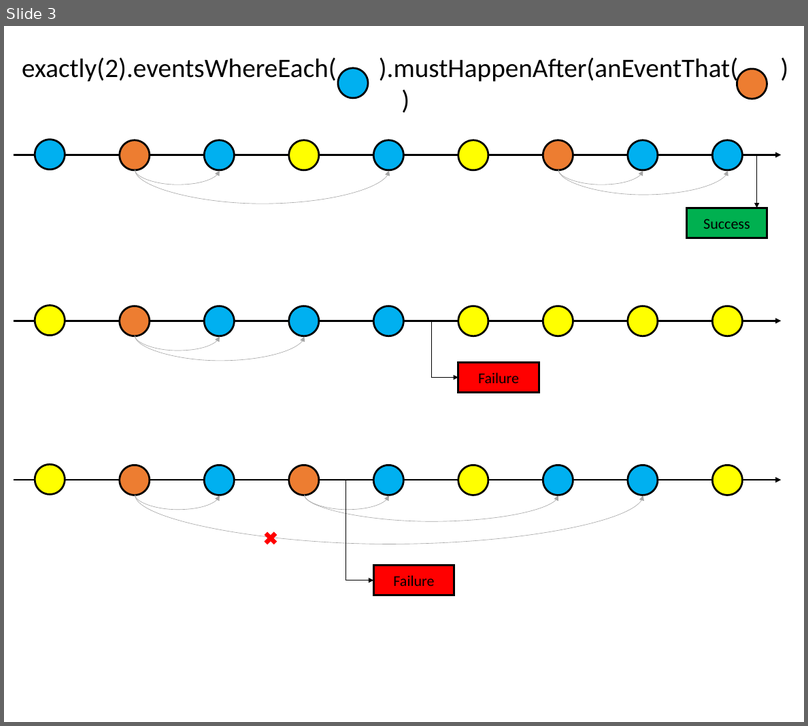
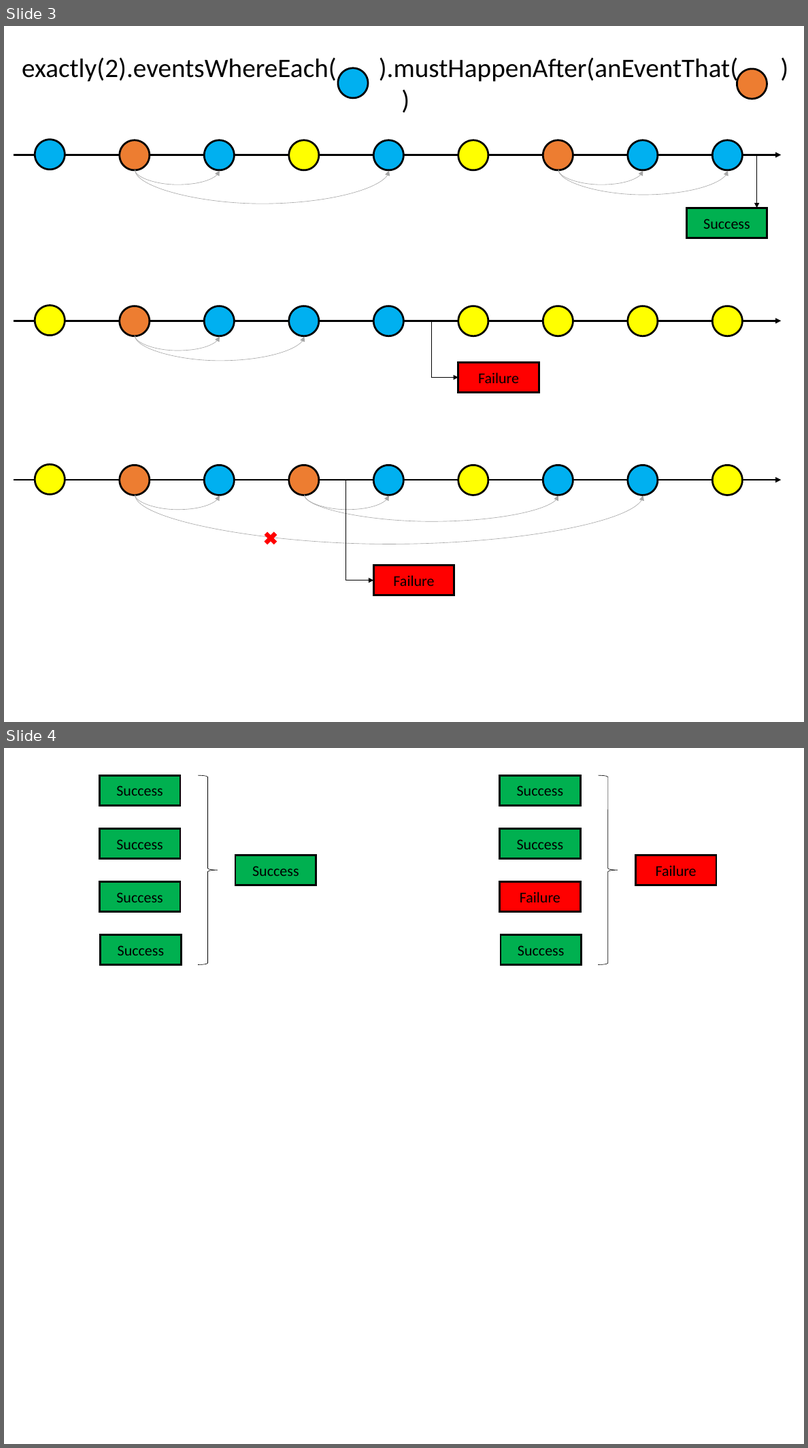
Before and after one commit to Simone3/Thesis, a slide deck: Images/Language/- Check Marbles.pptx. Shown one above the other, each under a label of ours: slide 3 before the commit, slides 3 and 4 after it. The pictures are 808x726 and 808x1448 pixels, drawn with LibreOffice and Linux fonts; fonts in the diff are those of the drawing. Boxes give left, top, right and bottom in pixels: in the first picture for what was removed or moved away, otherwise in the second. Text is boxed around its words. In the diff, an @@ line names an element or a change of style, - is before the commit and + after.

```diff
--- a/Images/Language/- Check Marbles.pptx
+++ b/Images/Language/- Check Marbles.pptx
@@ slide 4 added at bbox=[4, 748, 804, 1444], background #FFFFFF @@
@@ rectangle added at bbox=[99, 776, 179, 806], fill #00B050, outline #000000 2.25 pt, 18 pt, text #000000 @@
+Success
@@ right brace added at bbox=[198, 776, 218, 965], outline #000000 0.5 pt @@
@@ rectangle added at bbox=[500, 776, 580, 806], fill #00B050, outline #000000 2.25 pt, 18 pt, text #000000 @@
+Success
@@ right brace added at bbox=[598, 776, 618, 965], outline #000000 0.5 pt @@
@@ rectangle added at bbox=[99, 828, 179, 858], fill #00B050, outline #000000 2.25 pt, 18 pt, text #000000 @@
+Success
@@ rectangle added at bbox=[500, 828, 580, 858], fill #00B050, outline #000000 2.25 pt, 18 pt, text #000000 @@
+Success
@@ rectangle added at bbox=[236, 855, 316, 885], fill #00B050, outline #000000 2.25 pt, 18 pt, text #000000 @@
+Success
@@ rectangle added at bbox=[636, 855, 716, 885], fill #FF0000, outline #000000 2.25 pt, 18 pt, text #000000 @@
+Failure
@@ rectangle added at bbox=[99, 882, 179, 912], fill #00B050, outline #000000 2.25 pt, 18 pt, text #000000 @@
+Success
@@ rectangle added at bbox=[500, 882, 580, 912], fill #FF0000, outline #000000 2.25 pt, 18 pt, text #000000 @@
+Failure
@@ rectangle added at bbox=[101, 934, 181, 964], fill #00B050, outline #000000 2.25 pt, 18 pt, text #000000 @@
+Success
@@ rectangle added at bbox=[500, 934, 581, 964], fill #00B050, outline #000000 2.25 pt, 18 pt, text #000000 @@
+Success
```
Also in this commit, not shown: 5 other files.
